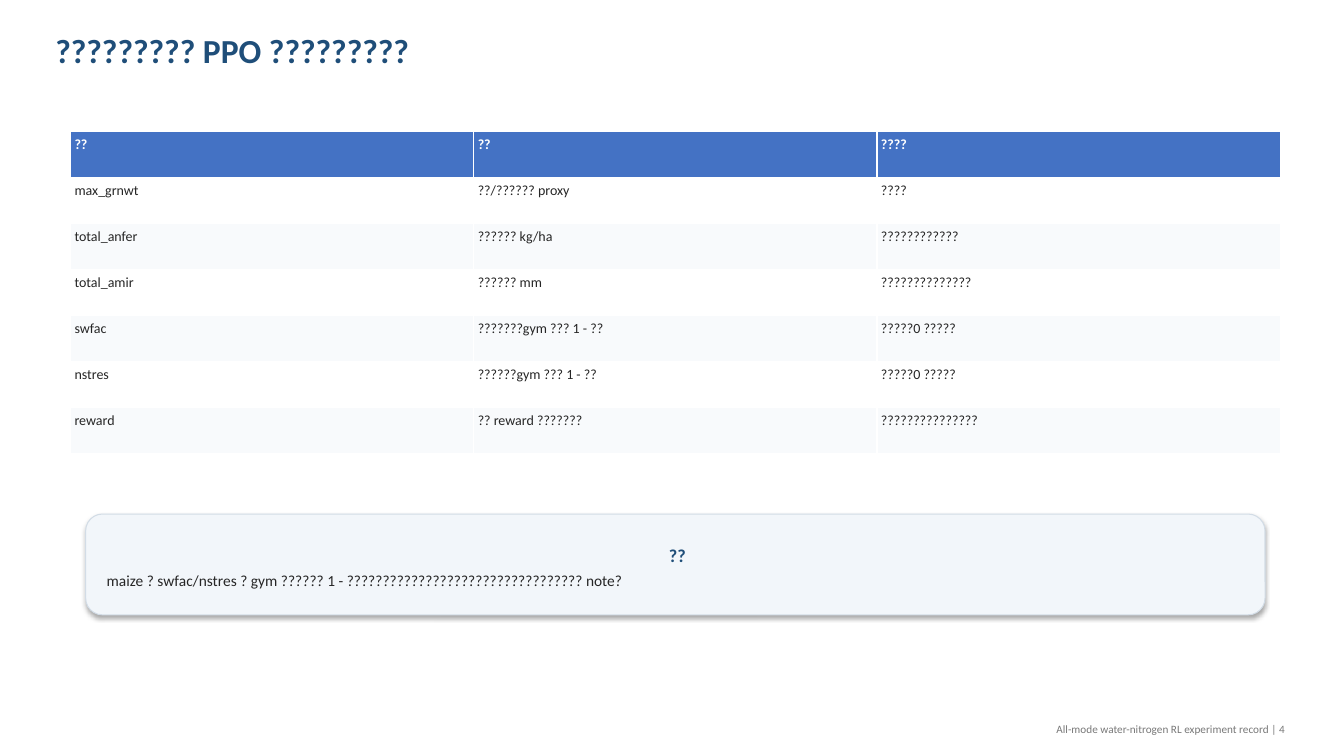
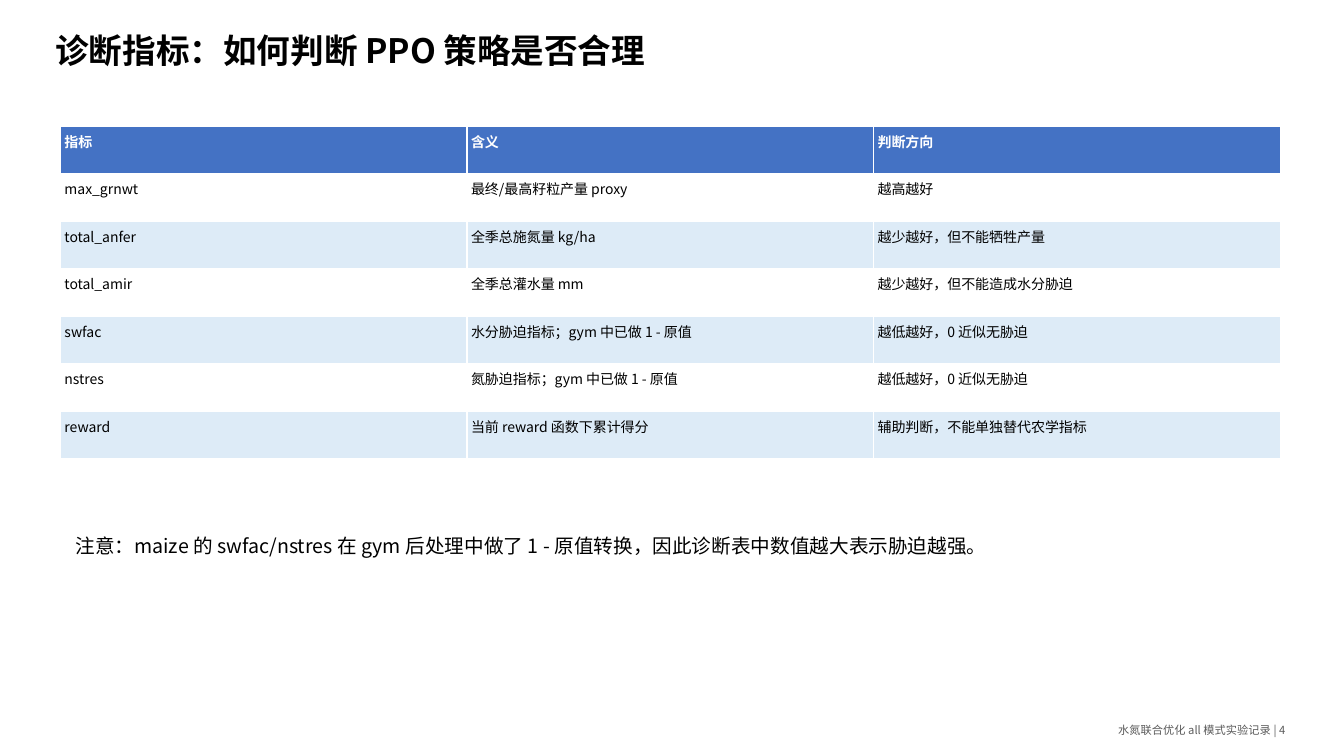
Before and after one commit to Rachel0305/gym-dssat-pdi, a slide deck: slide 4 of figures_hl/all_mode_water_nitrogen_attempts_report.pptx. Drawn at 1344x756 pixels with LibreOffice and Linux fonts; fonts in the diff are those of the drawing. Boxes give left, top, right and bottom in pixels: in the first picture for what was removed or moved away, otherwise in the second. Text is boxed around its words. In the diff, an @@ line names an element or a change of style, - is before the commit and + after.

Commit message:
Fix all-mode report deck Chinese formatting

```diff
--- a/figures_hl/all_mode_water_nitrogen_attempts_report.pptx
+++ b/figures_hl/all_mode_water_nitrogen_attempts_report.pptx
@@ text at (55,34,646,66): text changed; font Calibri to Noto Sans CJK SC; text colour #1F4E79 to #000000 @@
-????????? PPO ?????????
+诊断指标：如何判断 PPO 策略是否合理
@@ table at (60,126,1279,459) @@
-row 1: ?? | ?? | ????
+row 1: 指标 | 含义 | 判断方向
-row 2, column 2: ??/?????? proxy
+row 2, column 2: 最终/最高籽粒产量 proxy
-row 2, column 3: ????
+row 2, column 3: 越高越好
-row 3, column 2: ?????? kg/ha
+row 3, column 2: 全季总施氮量 kg/ha
-row 3, column 3: ????????????
+row 3, column 3: 越少越好，但不能牺牲产量
-row 4, column 2: ?????? mm
+row 4, column 2: 全季总灌水量 mm
-row 4, column 3: ??????????????
+row 4, column 3: 越少越好，但不能造成水分胁迫
-row 5, column 2: ???????gym ??? 1 - ??
+row 5, column 2: 水分胁迫指标；gym 中已做 1 - 原值
-row 5, column 3: ?????0 ?????
+row 5, column 3: 越低越好，0 近似无胁迫
-row 6, column 2: ??????gym ??? 1 - ??
+row 6, column 2: 氮胁迫指标；gym 中已做 1 - 原值
-row 6, column 3: ?????0 ?????
+row 6, column 3: 越低越好，0 近似无胁迫
-row 7, column 2: ?? reward ???????
+row 7, column 2: 当前 reward 函数下累计得分
-row 7, column 3: ???????????????
+row 7, column 3: 辅助判断，不能单独替代农学指标
@@ fill #F8FAFC to #DDEBF7 in 9 cells @@
@@ font Calibri to Noto Sans CJK SC, text colour #262626 to #000000 in "max_grnwt", "total_anfer", "total_amir", "swfac" and 2 more places @@
@@ table: place and size @@
-table at (71,131,1280,454)
+table at (60,126,1279,459)
@@ text "注意：maize 的 swfac/nstres 在 gym ...": place and size @@
-text "注意：maize 的 swfac/nstres 在 gym ..." at (86,514,1265,615)
+text "注意：maize 的 swfac/nstres 在 gym ..." at (75,536,986,558)
@@ text "注意：maize 的 swfac/nstres 在 gym ..." at (75,536,986,558): vertical alignment middle to top; fill #F2F6FA to none; outline #D2DCE6 0.75 pt to none; shadow off @@
@@ text at (75,536,986,558): text changed; size 11 to 14 pt; font Calibri to Noto Sans CJK SC; text colour #262626 to #000000 @@
-??
-maize ? swfac/nstres ? gym ?????? 1 - ????????????????????????????????? note?
+注意：maize 的 swfac/nstres 在 gym 后处理中做了 1 - 原值转换，因此诊断表中数值越大表示胁迫越强。
@@ text at (1118,724,1285,735): text changed; font Calibri to Noto Sans CJK SC; text colour #787878 to #5A5A5A @@
-All-mode water-nitrogen RL experiment record | 4
+水氮联合优化 all 模式实验记录 | 4
```
Also in this commit, not shown: 16 other slides changed, 3 slides added, 3 slides removed, 5 other files.
